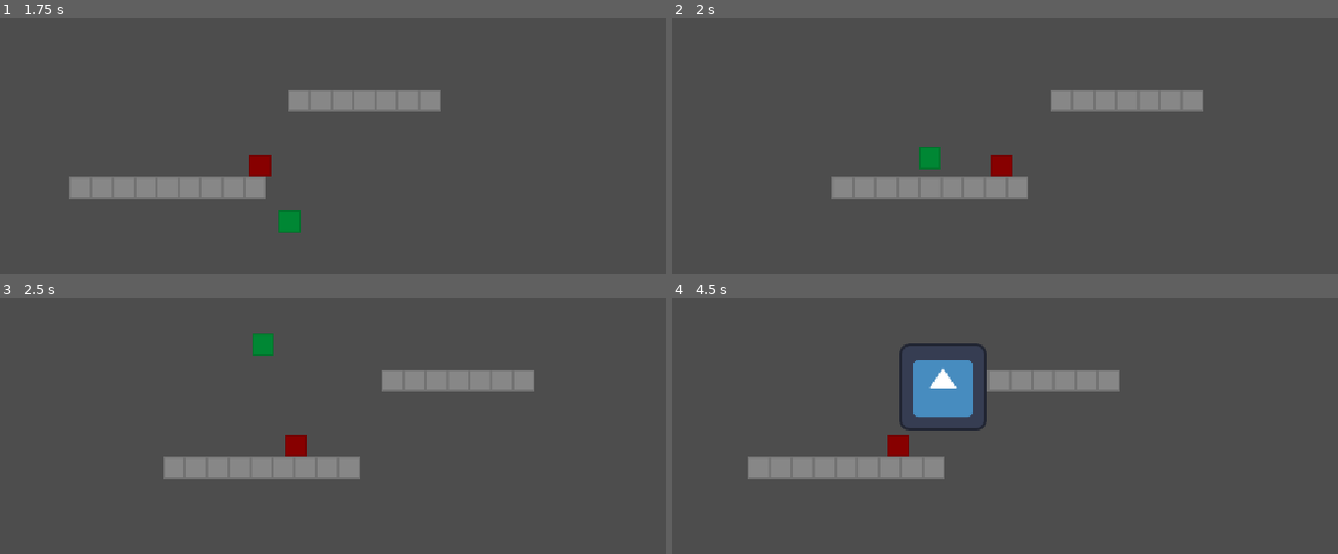
Above: before the commit, frames 1-4 (two rows, left to right).
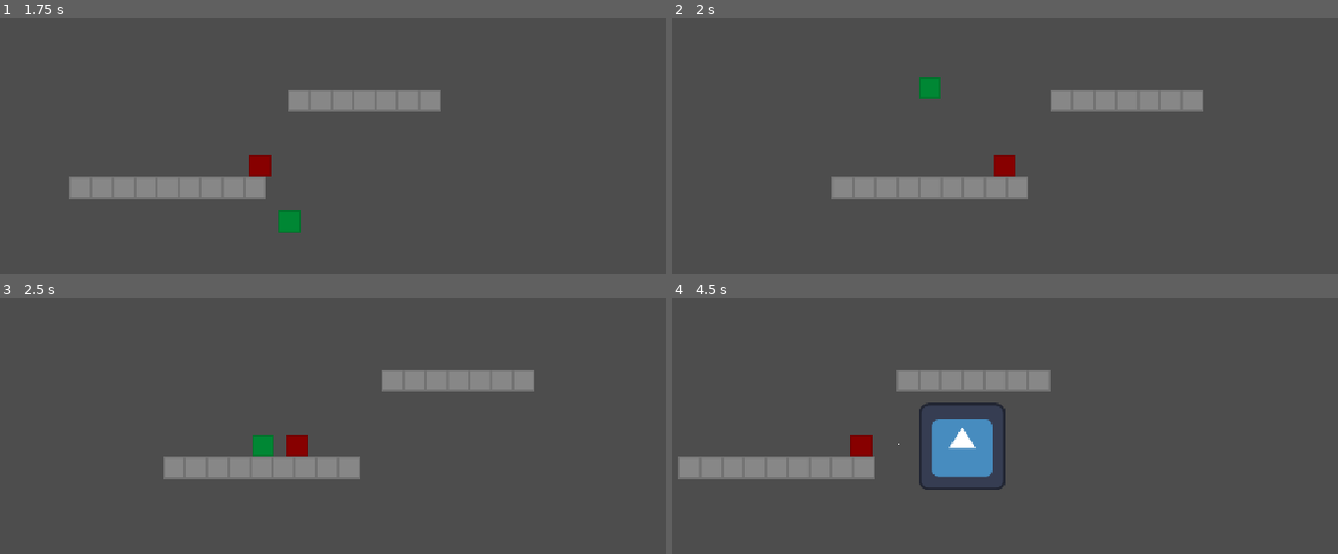
Above: after the commit, the same moments.

Repository: JumbledOne/RPHGameProject
Game: Godot game, scene res://scenes/game_scene/game_scene.tscn
Two runs of this game, one before a commit and one after it. Both use one fixed random seed, a clock stepped at 60 frames per second and the inputs below. The engine's default icon, where the game draws it, is replaced by a stand-in: a white triangle on a blue panel in a dark square.
Inputs:
- Up to frame 1 (1.75 s): hold Space (jump) 0.53-1.28 s; hold D (right) from 0.53 s (still down); tap I (ability) at 1.35 s; tap Space (jump) at 1.52, 1.55 s
- Up to frame 2 (2 s): keep holding D (right); tap Space (jump) at 1.82 s
- Up to frame 3 (2.5 s): release D (right) at 2.03 s; hold A (left) from 2.03 s (still down); hold Space (jump) from 2.03 s (still down); tap E (attack) at 2.1 s
- Up to frame 4 (4.5 s): release A (left) at 2.78 s; release Space (jump) at 2.78 s; hold D (right) 2.78-4.28 s; tap Space (jump) at 2.85, 3.02, 3.32, 3.77, 3.8, 4.07 s; hold I (ability) 3.53-4.28 s; hold A (left) from 4.28 s (still down); tap E (attack) at 4.35 s

Frame 1 is identical in both runs. In frame 2, 0.6% of the frame differs, in the area x 37-52%, y 23-62%; in frame 3, 0.6%; in frame 4, 8.4%, in the area x 0-68%, y 17-75%.

Commit message:
Time now counted manually in platformer entity

Diff:
--- a/src/scripts/player/classes/platformer_entity.gd
+++ b/src/scripts/player/classes/platformer_entity.gd
@@ -31,8 +31,8 @@
 
 # Internal vars
 var _gravity_factor: float = 1
-var _last_jump_time: float # In milliseconds
-var _last_on_floor: float # In milliseconds
+var _last_jump_time: float # In seconds
+var _last_on_floor: float # In seconds
 var _was_on_floor: bool = false:
 	set(v):
 		if v and not _was_on_floor:
@@ -40,6 +40,8 @@
 		elif not v and _was_on_floor:
 			_left_floor()
 		_was_on_floor = v
+
+const MAX_TRACKED_TIME: float = 100
 
 signal jumped
 signal sprint_changed
@@ -51,6 +53,12 @@
 # # # # # # # # # # # #
 # Movement
 func _physics_process(delta: float) -> void:
+	# Track time
+	if _last_jump_time < MAX_TRACKED_TIME:
+		_last_jump_time += delta
+	if _last_on_floor < MAX_TRACKED_TIME:
+		_last_on_floor += delta
+
 	# Movement
 	var speed: float = sprint_speed if _is_sprinting else walk_speed
 	var max_acceleration: float = _sprint_acceleration if _is_sprinting else _walk_acceleration
@@ -63,7 +71,7 @@
 
 	# Check if held jumped for too long
 	if _has_jumped:
-		if _get_seconds_since(_last_jump_time) > max_jump_time:
+		if _last_jump_time > max_jump_time:
 			release_jump()
 
 	# Apply acceleration
@@ -82,14 +90,14 @@
 	# Should not work if already jumped
 	var _can_coyote_time: bool = false
 	if not _has_jumped:
-		_can_coyote_time = _get_seconds_since(_last_on_floor) < coyote_time
+		_can_coyote_time = _last_on_floor < coyote_time
 	if is_on_floor() or _can_coyote_time:
 		_has_jumped = true
 		velocity.y = min(velocity.y, -jump_velocity)
 		_gravity_factor = jump_gravity_factor
 		jumped.emit()
 	# For jump buffering and for checking how long you've jumped
-	_last_jump_time = Time.get_ticks_msec()
+	_last_jump_time = 0
 
 func release_jump():
 	_gravity_factor = 1
@@ -106,20 +114,15 @@
 # # # # # # # # # # # #
 func _landed_on_floor():
 	# Jump buffering
-	if _get_seconds_since(_last_jump_time) < jump_buffer:
+	if _last_jump_time < jump_buffer:
 		begin_jump()
 		return
 	_has_jumped = false
 
 func _left_floor():
-	_last_on_floor = Time.get_ticks_msec()
+	_last_on_floor = 0
 
 # # # # # # # # # # # #
 # Getters
 func get_is_sprinting() -> bool:
 	return _is_sprinting
-
-# # # # # # # # # # # #
-# Helpers
-func _get_seconds_since(time_msec: float) -> float:
-	return (Time.get_ticks_msec() - time_msec) / 1000
Not shown, added: src/assets/sprites/basket.png.import
Not shown, added: src/assets/sprites/books1.png.import
Not shown, added: src/assets/sprites/books2.png.import
Not shown, added: src/assets/sprites/books3.png.import
Not shown, added: src/assets/sprites/books4.png.import
Not shown, added: src/assets/sprites/cacao beans-sheet-sheet.png.import
Not shown, added: src/assets/sprites/durian.png.import
Not shown, added: src/assets/sprites/hearts1.png.import
Not shown, added: src/assets/sprites/hearts2.png.import
Not shown, added: src/assets/sprites/hearts3.png.import
Not shown, added: src/assets/sprites/honey -sheet.png.import
Not shown, added: src/assets/sprites/needlenthread.png.import
(and 2 more such lines)
